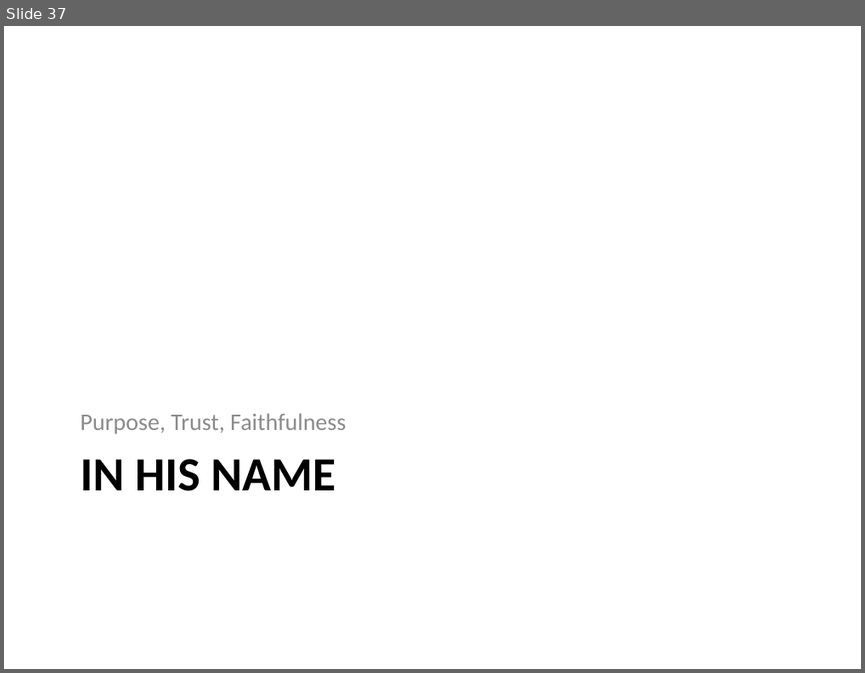
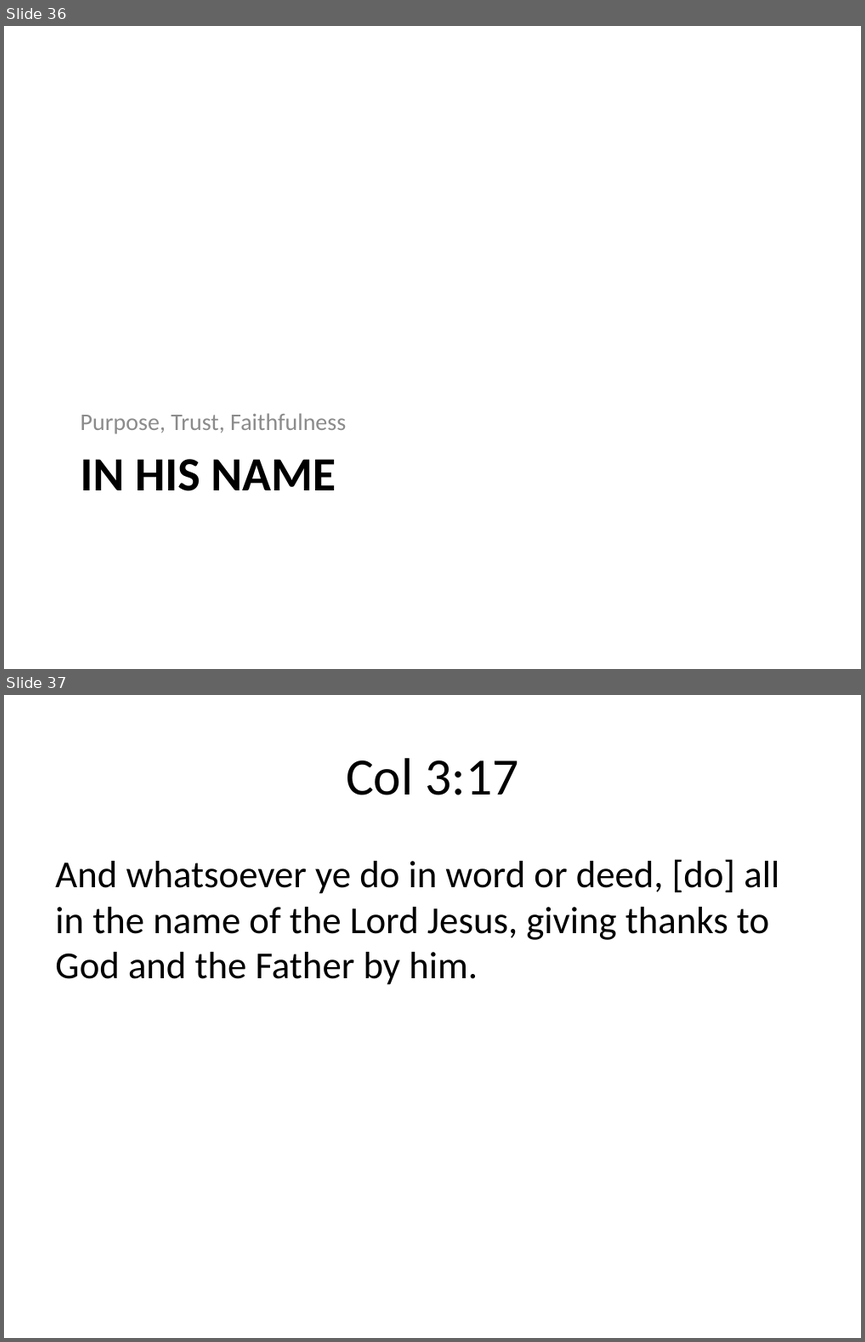
Before and after one commit to sjanhunen/dokimazo, a slide deck: presentations/InHisName.pptx. Shown one above the other, each under a label of ours: slide 37 before the commit, slides 36 and 37 after it. The pictures are 865x673 and 865x1342 pixels, drawn with LibreOffice and Linux fonts; fonts in the diff are those of the drawing. Boxes give left, top, right and bottom in pixels: in the first picture for what was removed or moved away, otherwise in the second. Text is boxed around its words. In the diff, an @@ line names an element or a change of style, - is before the commit and + after.

```diff
--- a/presentations/InHisName.pptx
+++ b/presentations/InHisName.pptx
@@ slide 37 added at <box>4,695,861,1338</box>, background #FFFFFF @@
@@ title added at <box>346,758,518,795</box>, 44 pt, text #000000 @@
+Col 3:17
@@ text added at <box>55,859,779,985</box>, 32 pt, text #000000 @@
+And whatsoever ye do in word or deed, [do] all in the name of the Lord Jesus, giving thanks to God and the Father by him.
@@ what was slide 37 is now slide 36 @@
```
Also in this commit, not shown: 11 slides changed, 6 other slides added, 5 slides removed, 1 other file.
